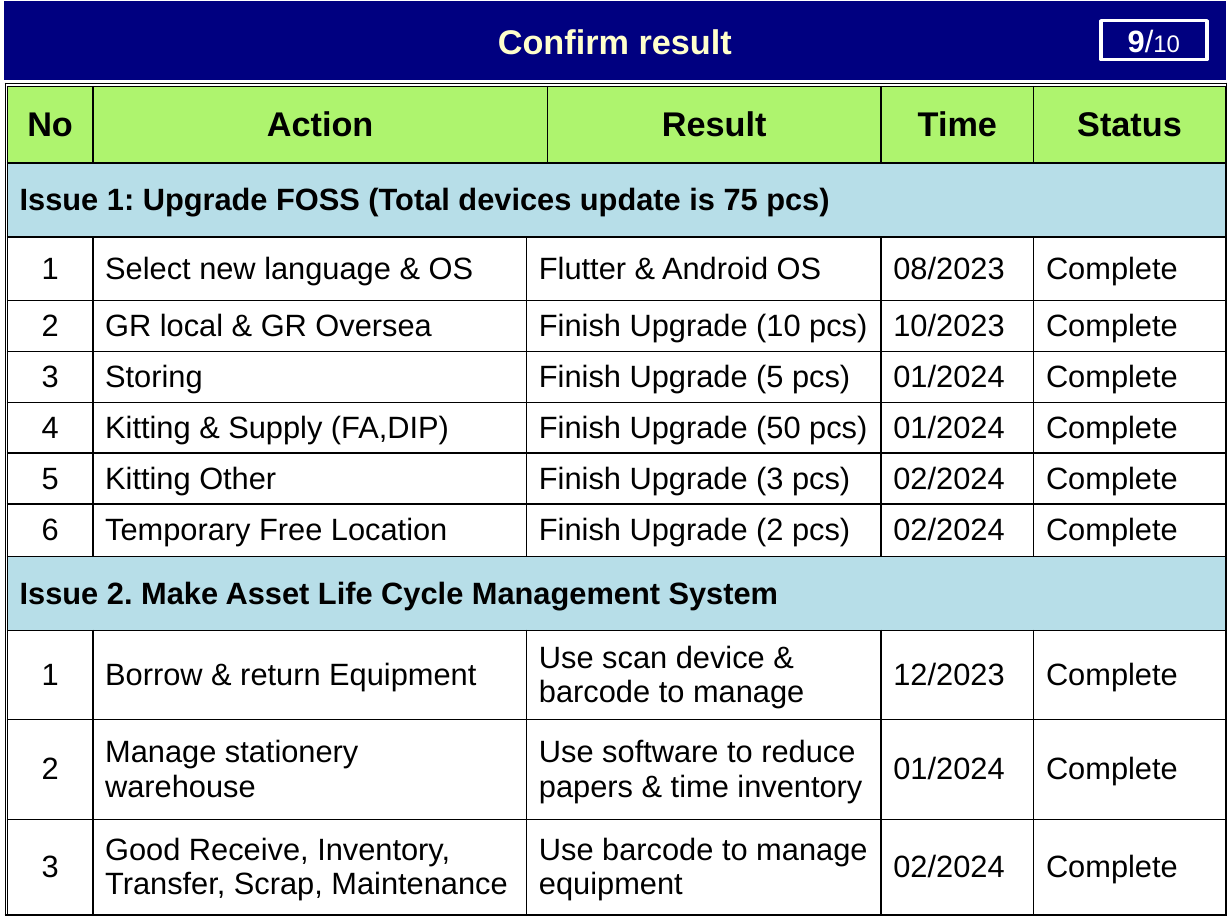
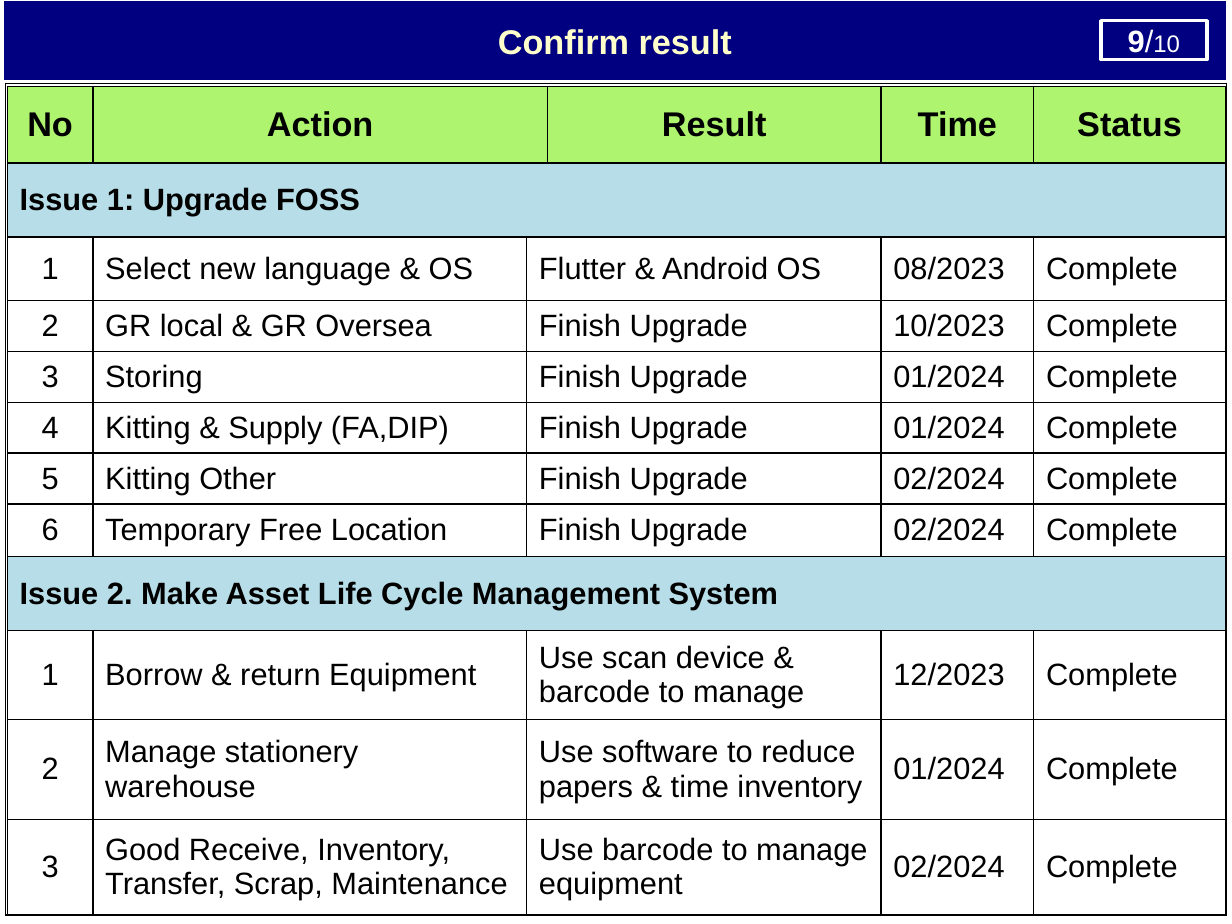
Before and after one commit to thietbicongnghevietnam/ReportPSNV, a slide deck: slide 12 of Report_test.pptx (slide 11 before the commit). Drawn at 1232x924 pixels with LibreOffice and Linux fonts; fonts in the diff are those of the drawing. Boxes give left, top, right and bottom in pixels: in the first picture for what was removed or moved away, otherwise in the second. Text is boxed around its words. In the diff, an @@ line names an element or a change of style, - is before the commit and + after.

```diff
--- a/Report_test.pptx
+++ b/Report_test.pptx
@@ table at bbox=[7, 86, 1226, 914] @@
-row 2, column 1: Issue 1: Upgrade FOSS (Total devices update is 75 pcs)
+row 2, column 1: Issue 1: Upgrade FOSS
-row 4, column 3: Finish Upgrade (10 pcs)
+row 4, column 3: Finish Upgrade
-row 5, column 3: Finish Upgrade (5 pcs)
+row 5, column 3: Finish Upgrade
-row 6, column 3: Finish Upgrade (50 pcs)
+row 6, column 3: Finish Upgrade
-row 7, column 3: Finish Upgrade (3 pcs)
+row 7, column 3: Finish Upgrade
-row 8, column 3: Finish Upgrade (2 pcs)
+row 8, column 3: Finish Upgrade
```
Also in this commit, not shown: 1 other slide changed, 1 slide added, 3 other files.
